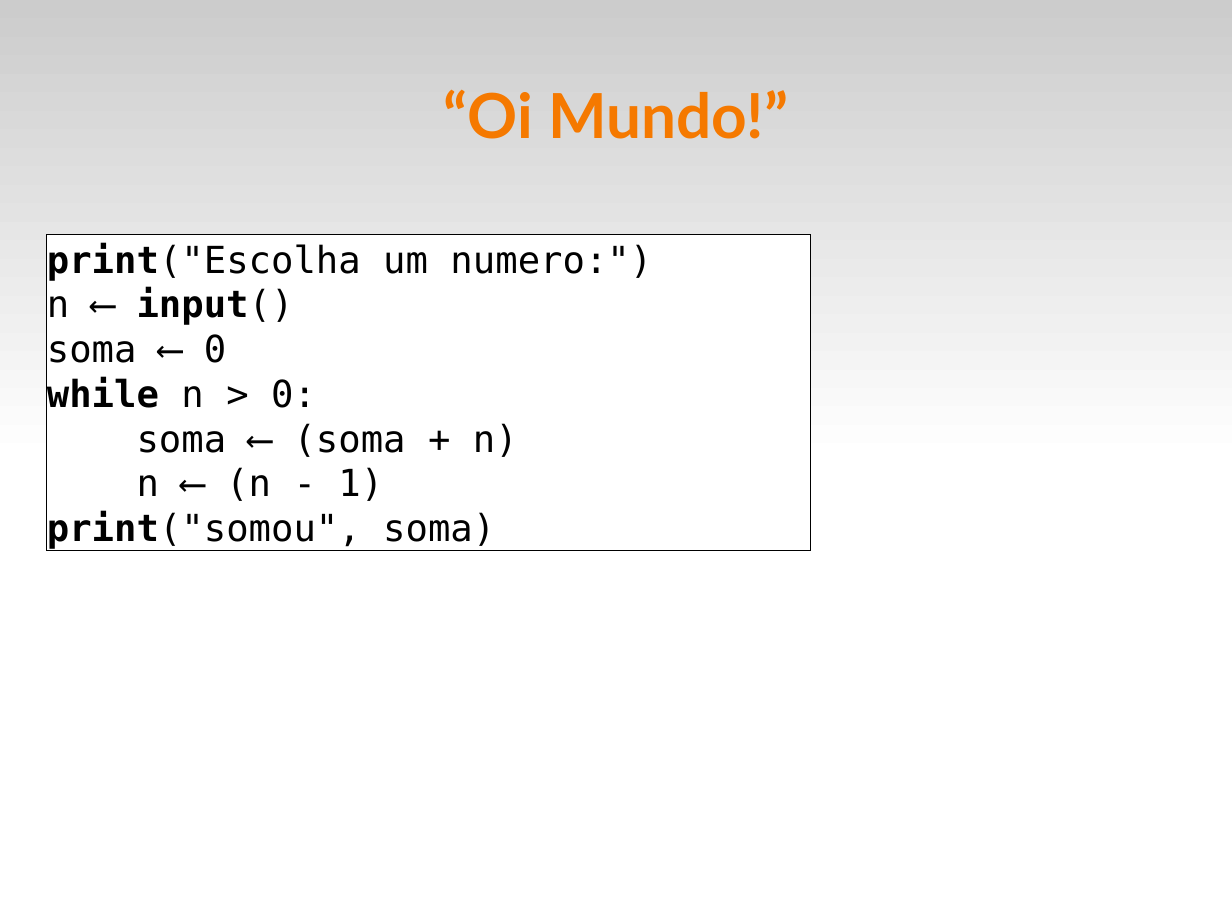
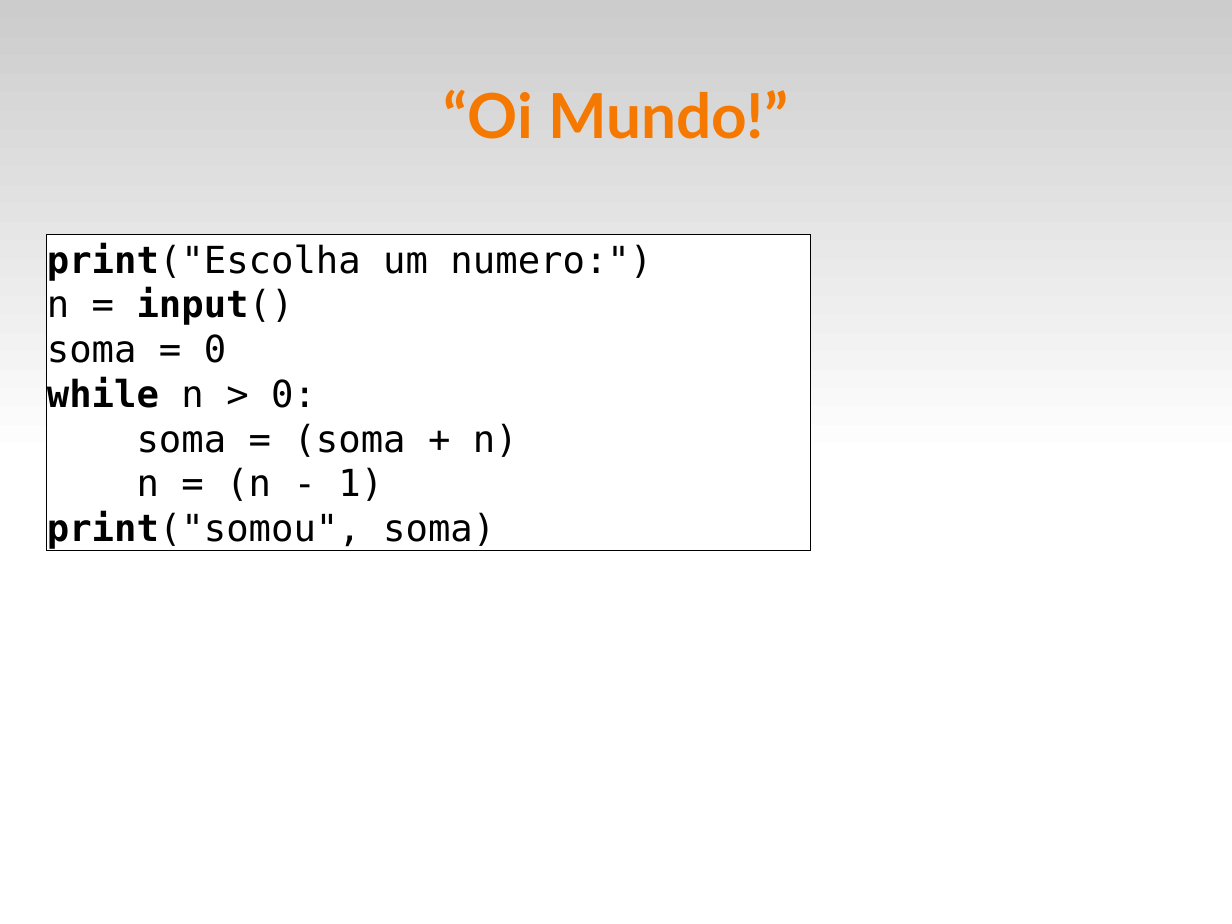
Before and after one commit to fsantanna-uerj/IPD, a slide deck: slide 4 of slides/ipd-01.odp. Drawn at 1232x924 pixels with LibreOffice and Linux fonts; fonts in the diff are those of the drawing. Boxes give left, top, right and bottom in pixels: in the first picture for what was removed or moved away, otherwise in the second. Text is boxed around its words. In the diff, an @@ line names an element or a change of style, - is before the commit and + after.

```diff
--- a/slides/ipd-01.odp
+++ b/slides/ipd-01.odp
@@ text in rectangle at box(47, 287, 294, 363): text changed @@
-n ⟵ input()
-soma ⟵ 0
+n = input()
+soma = 0
@@ text in rectangle at box(137, 423, 518, 501): text changed @@
-soma ⟵ (soma + n)
-n ⟵ (n - 1)
+soma = (soma + n)
+n = (n - 1)
```
Also in this commit, not shown: 2 other slides changed, 1 slide removed, 7 other files.
